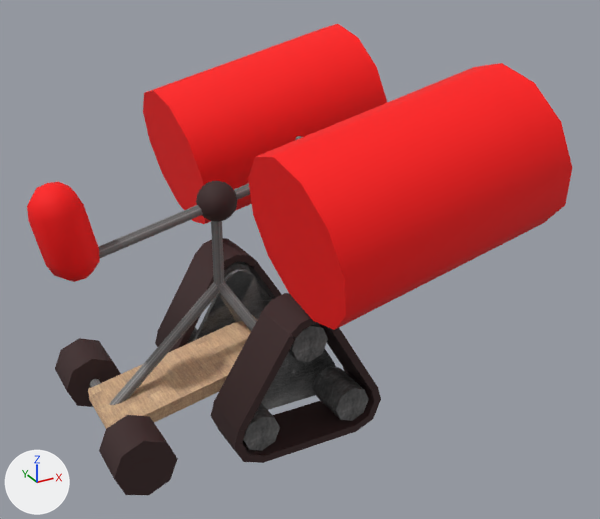
Before and after pictures for a commit that changed the OBJ model assets/models/commander.obj.
The view is the same before and after, from a camera (50 mm lens) standing at (-1.96, -5.06, 3.61) and looking at (0.71, -0.21, 1.19). Arrows for +X, +Y and +Z are at lower left; the lights stay in place. Where no turn or scale is listed for an object, it has been applied to the vertices. Vertices at the same position are counted once.

Objects in the first picture: 'commander'.
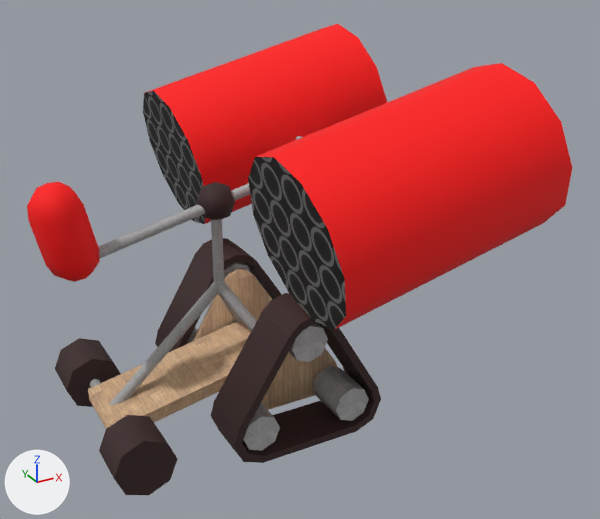
The change in detail:
Picture 'metal-seamless-04.jpg' (img_metal_seamless_04_jpg) is new.
Picture 'gunbarrel-seamless-01.jpg' (img_gunbarrel_seamless_01_jpg) is new.
Material 'light_metal' (mat_light_metal) is new.
Its texture is img_metal_seamless_04_jpg.
Its roughness is 0.775.
Material 'gunbarrel' (mat_gunbarrel) is new.
Its texture is img_gunbarrel_seamless_01_jpg.
Its roughness is 0.775.
me_commander is used by ob_commander; location (0.0, 0.0, 0.0).
me_commander had 878 vertices, 997 faces and spanned x -1.1..2.0, y -1.57..1.57, z 0.01..2.63.
me_commander now has 630 vertices, 723 faces and spans x -1.1..2.0, y -1.57..1.57, z 0.01..2.63.
me_commander part 1: the loose piece of 38 vertices spanning x 0.01..0.93, y -0.41..-0.37, z 0.13..0.93 is rebuilt with 30 vertices and now spans x 0.03..0.94, y -0.4..-0.36, z 0.13..0.93, in mat_mat_11 (picture img_wood_seamless_02_jpg).
me_commander part 2: the loose piece of 266 vertices spanning x 0.02..0.3, y -0.15..0.13, z 1.53..1.81 is deleted.
Part 3, on me_commander:
8 vertices are removed from x 0.05..0.92, y 0.34..0.38, z 0.37..0.87.
18 faces are deleted.
6 new faces join them, mat_mat_11 (picture img_wood_seamless_02_jpg).
me_commander part 4: 48 faces spanning x 0.11..2.0, y -1.57..1.57, z 1.14..2.63 switch from mat_team (red #ff0000) to mat_gunbarrel (picture img_gunbarrel_seamless_01_jpg).
me_commander part 5: 180 faces spanning x -0.89..1.1, y -0.55..0.53, z 0.19..1.92 switch from mat_mat_4 (picture img_metal_seamless_03_jpg) to mat_light_metal (picture img_metal_seamless_04_jpg).
me_commander part 6: 11 faces spanning x 0.03..0.94, y 0.34..0.38, z 0.13..0.93 switch from mat_mat_5 (picture img_metal_seamless_02_png) to mat_mat_11 (picture img_wood_seamless_02_jpg).
me_commander part 7: 144 faces spanning x -0.04..0.99, y -0.78..0.75, z 0.09..0.97 switch from mat_mat_5 (picture img_metal_seamless_02_png) to mat_light_metal (picture img_metal_seamless_04_jpg).

What differs and where, as boxes [x1, y1, x2, y2] in the pictures (600 x 519 px):
part 1 of me_commander, rebuilt: before [261, 348, 336, 410]; after [261, 348, 337, 410]
part 2 of me_commander, deleted (black): before [196, 181, 237, 222]
part 3 of me_commander, cut back: before [192, 270, 272, 342]; after [192, 271, 272, 342]
part 4 of me_commander, recoloured (red to grey): [143, 91, 346, 330] in both
part 5 of me_commander, recoloured: [90, 136, 302, 405] in both
part 6 of me_commander, recoloured: [224, 269, 247, 282] in both
part 7 of me_commander, recoloured (black to grey): [187, 262, 369, 450] in both
